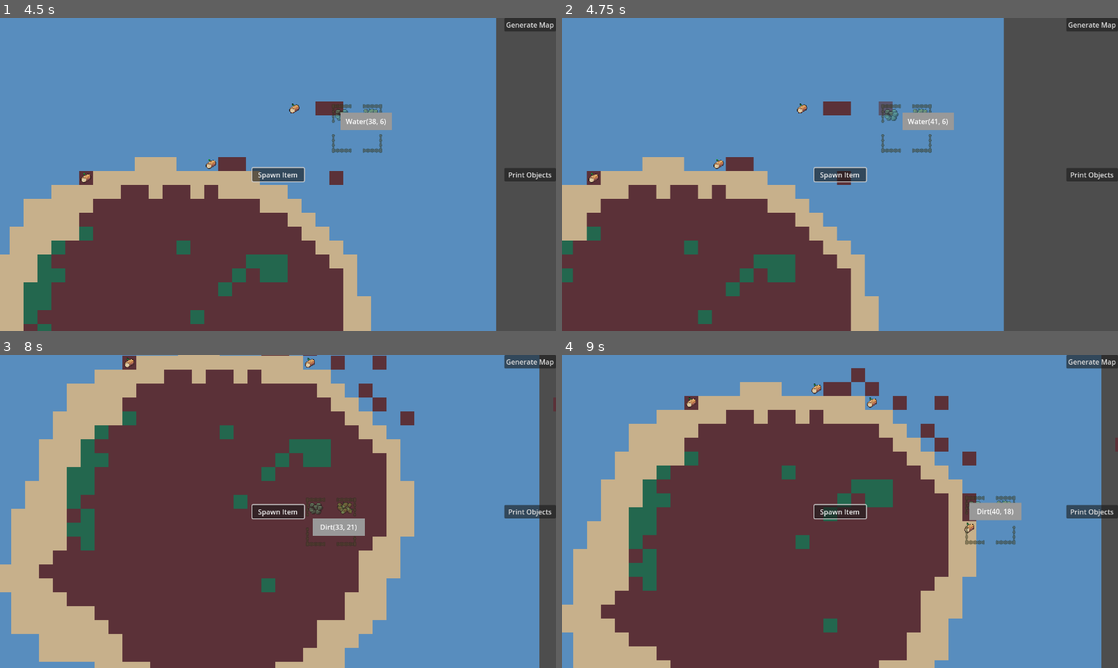
Above: before the commit, frames 1-4 (two rows, left to right).
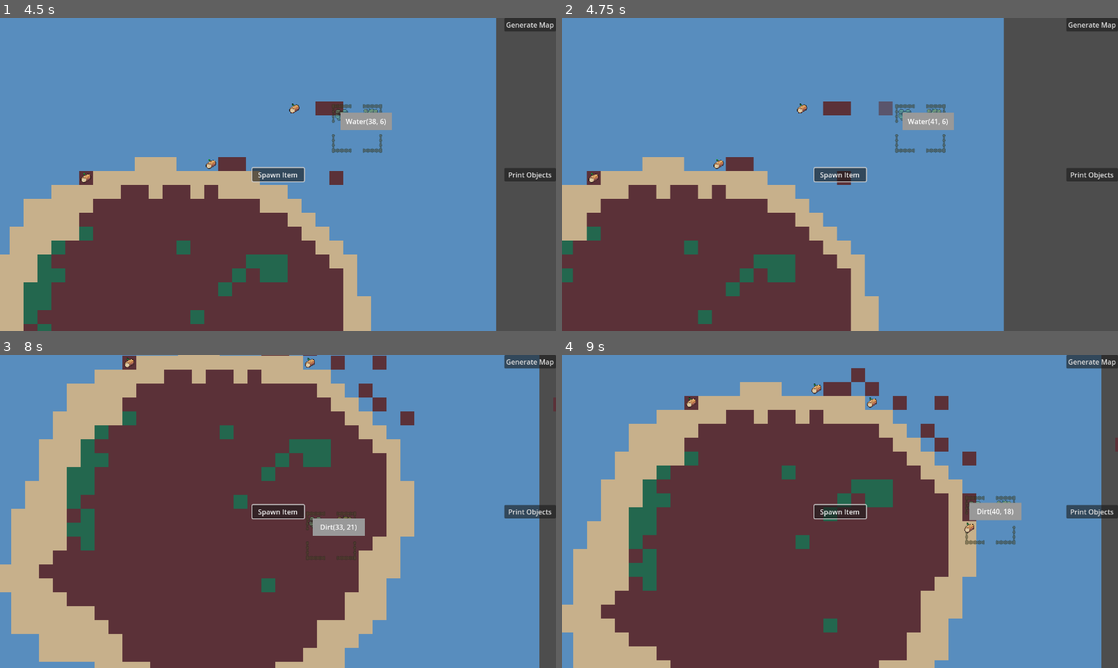
Above: after the commit, the same moments.

Repository: ColdTerror/Core-and-Conveyor
Game: Godot game, scene res://scenes/level.tscn
Two runs of this game, one before a commit and one after it. Both use one fixed random seed, a clock stepped at 60 frames per second and the inputs below. The engine's default icon, where the game draws it, is replaced by a stand-in: a white triangle on a blue panel in a dark square.
Inputs (mouse positions are in pixels of both pictures, inside the frame that each line leads up to):
- Up to frame 1 (4.5 s): click "Generate Map" at 0.5 s; click "Print Objects" at 1.25 s; click "Spawn Item" at 2 s; tap Enter at 2.75 s; move the mouse to (400, 158) at 2.77 s; hold Right (ui_right) 2.78-3.5 s; hold P 2.78-3.5 s; click (400, 158) at 2.92 s; drag from (166, 190) to (250, 237) at 3.52 s; tap Space at 4.25 s; move the mouse to (333, 105) at 4.27 s; hold Right (ui_right) from 4.28 s (still down); hold P from 4.28 s (still down); click (333, 105) at 4.42 s
- Up to frame 2 (4.75 s): keep holding Right (ui_right); keep holding P
- Up to frame 3 (8 s): release Right (ui_right) at 5 s; release P at 5 s; drag from (250, 574) to (111, 464) at 5.02 s; tap Enter at 5.75 s; move the mouse to (444, 558) at 5.77 s; hold Left (ui_left) 5.78-6.5 s; hold R (rotate_tile) 5.78-6.5 s; click (444, 558) at 5.92 s; tap P at 6.05 s; drag from (111, 464) to (194, 433) at 6.52 s; tap Space at 7.25 s; move the mouse to (305, 511) at 7.27 s; hold Down (ui_down) from 7.28 s (still down); hold P from 7.28 s (still down); click (305, 511) at 7.42 s
- Up to frame 4 (9 s): release Down (ui_down) at 8 s; release P at 8 s; drag from (756, 433) to (728, 527) at 8.02 s; tap Enter at 8.75 s; move the mouse to (962, 495) at 8.77 s; hold Up (ui_up) from 8.78 s (still down); hold P from 8.78 s (still down); click (962, 495) at 8.92 s

Frame 1 is identical in both runs. In frame 2, 0.5% of the frame differs, in the area x 57-69%, y 27-44%; in frame 3, 0.2%; in frame 4, less than 0.1%.

Commit message:
Refactor building management to BuildingManager class
Moved building-related scripts into a dedicated 'building' directory and introduced a BuildingManager node and script to handle building placement and registration. Updated scene and script references to use the new structure, and refactored Level.gd to delegate building placement logic to BuildingManager for improved modularity and maintainability.

Diff:
--- a/scenes/building_hover_popup.tscn
+++ b/scenes/building_hover_popup.tscn
@@ -1,6 +1,6 @@
 [gd_scene load_steps=2 format=3 uid="uid://2067p75ou047"]
 
-[ext_resource type="Script" uid="uid://buo2l7ygi8sii" path="res://scripts/building_hover_popup.gd" id="1_v6t2t"]
+[ext_resource type="Script" uid="uid://buo2l7ygi8sii" path="res://scripts/building/building_hover_popup.gd" id="1_v6t2t"]
 
 [node name="BuildingHoverPopup" type="PanelContainer"]
 offset_right = 130.0
--- a/scenes/level.tscn
+++ b/scenes/level.tscn
@@ -17,6 +17,7 @@
 [ext_resource type="Resource" uid="uid://dhst2ng5e26ob" path="res://resources/tiles/9_Conveyer_Down.tres" id="12_82cfe"]
 [ext_resource type="PackedScene" uid="uid://dh3njqr7x7ls7" path="res://scenes/item.tscn" id="13_arp2o"]
 [ext_resource type="PackedScene" uid="uid://cs65262rv84b4" path="res://scenes/stockpile_building.tscn" id="14_ux5qa"]
+[ext_resource type="Script" uid="uid://y8ifotnqs7ch" path="res://scripts/building/building_manager.gd" id="15_gunhw"]
 [ext_resource type="PackedScene" uid="uid://2067p75ou047" path="res://scenes/building_hover_popup.tscn" id="18_82cfe"]
 
 [sub_resource type="StyleBoxFlat" id="StyleBoxFlat_w7c3h"]
@@ -51,6 +52,11 @@
 texture = ExtResource("11_t1rx8")
 region_enabled = true
 region_rect = Rect2(0, 0, 16, 16)
+
+[node name="BuildingManager" type="Node2D" parent="." node_paths=PackedStringArray("object_layer", "hover_popup")]
+script = ExtResource("15_gunhw")
+object_layer = NodePath("../ObjectLayer")
+hover_popup = NodePath("../CanvasLayer/BuildingHoverPopup")
 
 [node name="CanvasLayer" type="CanvasLayer" parent="."]
 
--- a/scenes/stockpile_building.tscn
+++ b/scenes/stockpile_building.tscn
@@ -1,7 +1,7 @@
 [gd_scene load_steps=4 format=3 uid="uid://cs65262rv84b4"]
 
 [ext_resource type="Texture2D" uid="uid://r4ptpn5bnwmd" path="res://assets/Buildings.png" id="1_5oplf"]
-[ext_resource type="Script" uid="uid://d0go53ckols77" path="res://scripts/stockpile_building.gd" id="1_sqy8c"]
+[ext_resource type="Script" uid="uid://d0go53ckols77" path="res://scripts/building/stockpile_building.gd" id="1_sqy8c"]
 
 [sub_resource type="RectangleShape2D" id="RectangleShape2D_sqy8c"]
 size = Vector2(128, 128)
--- a/scripts/Level.gd
+++ b/scripts/Level.gd
@@ -39,6 +39,8 @@
 
 @export var stockpile_scene: PackedScene
 
+@onready var building_manager: BuildingManager = $BuildingManager
+
 
 var item_grid := {} # Key: Vector2i (grid pos), Value: Node (the item)
 
@@ -79,8 +81,6 @@
 
 	update_tooltip(grid_pos)
 
-	if placing_building and ghost_building:
-		update_ghost_position()
 
 
 	if Input.is_mouse_button_pressed(MOUSE_BUTTON_LEFT):
@@ -268,17 +268,12 @@
 	elif Input.is_key_pressed(KEY_COMMA):
 		current_tile_index = (current_tile_index - 1 + tile_library.size()) % tile_library.size()
 	elif Input.is_key_pressed(KEY_P):
-		start_placing_building(stockpile_scene)
-
-	if placing_building and event.is_action_pressed("ui_left"):
-		var mouse_pos = get_global_mouse_position()
-		var grid_pos = object_layer.local_to_map(mouse_pos)
-
-		if ghost_building.can_place_at(grid_pos, object_layer):
-			finalize_building_placement(grid_pos)
-
-	elif placing_building and event.is_action_pressed("ui_right"):
-		cancel_building_placement()
+		building_manager.start_placing(stockpile_scene)
+
+	if event.is_action_pressed("ui_left"):
+		building_manager.confirm_placement()
+	elif event.is_action_pressed("ui_right"):
+		building_manager.cancel_placement()
 
 
 
@@ -331,65 +326,3 @@
 			print(b.building_name)
 			print(b.inventory)
 	print("------------------------------------")
-
-
-
-func start_placing_building(scene: PackedScene):
-	if scene == null:
-		return
-
-	if placing_building:
-		cancel_building_placement()
-
-	ghost_building = scene.instantiate() as Building
-	add_child(ghost_building)
-
-	ghost_building.set_ghost(true)
-	placing_building = true
-
-
-func update_ghost_position():
-	var mouse_pos = get_global_mouse_position()
-	var grid_pos = object_layer.local_to_map(mouse_pos)
-
-	ghost_building.place_at(grid_pos, object_layer)
-
-	var valid := ghost_building.can_place_at(grid_pos, object_layer)
-
-	ghost_building.set_valid_placement(valid)
-
-
-func finalize_building_placement(grid_pos: Vector2i):
-	if ghost_building == null:
-		return
-
-	if not ghost_building.can_place_at(grid_pos, object_layer):
-		return
-
-	ghost_building.set_ghost(false)
-	ghost_building.place_at(grid_pos, object_layer)
-
-	buildings.append(ghost_building)
-	register_building(ghost_building)
-
-	ghost_building = null
-	placing_building = false
-
-func cancel_building_placement():
-	if ghost_building:
-		ghost_building.queue_free()
-
-	ghost_building = null
-	placing_building = false
-
-
-func register_building(building: Building):
-	print_debug("registering " + building.building_name)
-	building.hovered.connect(_on_building_hovered)
-	building.unhovered.connect(_on_building_unhovered)
-
-func _on_building_hovered(building: Building):
-	hover_popup.show_building_info(building)
-
-func _on_building_unhovered(_building):
-	hover_popup.hide_popup()
--- /dev/null
+++ b/scripts/building/building_manager.gd
@@ -0,0 +1,93 @@
+extends Node2D
+class_name BuildingManager
+
+@export var object_layer: TileMapLayer
+@export var hover_popup: Control
+
+var buildings: Array[Building] = []
+
+var ghost_building: Building = null
+var placing_building := false
+
+
+# -------------------------------------------------
+# PUBLIC API
+# -------------------------------------------------
+
+func start_placing(scene: PackedScene):
+	if scene == null:
+		return
+
+	if placing_building:
+		cancel_placement()
+
+	ghost_building = scene.instantiate() as Building
+	add_child(ghost_building)
+
+	ghost_building.set_ghost(true)
+	placing_building = true
+
+
+
+func _process(_delta):
+	if placing_building and ghost_building:
+		_update_ghost_position()
+
+
+func confirm_placement():
+	if not placing_building or ghost_building == null:
+		return
+
+	var grid_pos = _get_mouse_grid()
+
+	if not ghost_building.can_place_at(grid_pos, object_layer):
+		return
+
+	ghost_building.set_ghost(false)
+	ghost_building.place_at(grid_pos, object_layer)
+
+	buildings.append(ghost_building)
+	_register_building(ghost_building)
+
+	ghost_building = null
+	placing_building = false
+
+
+func cancel_placement():
+	if ghost_building:
+		ghost_building.queue_free()
+
+	ghost_building = null
+	placing_building = false
+
+
+# -------------------------------------------------
+# INTERNAL
+# -------------------------------------------------
+
+func _update_ghost_position():
+	var grid_pos = _get_mouse_grid()
+
+	ghost_building.place_at(grid_pos, object_layer)
+
+	var valid := ghost_building.can_place_at(grid_pos, object_layer)
+	ghost_building.set_valid_placement(valid)
+
+
+func _get_mouse_grid() -> Vector2i:
+	var mouse_global := get_global_mouse_position()
+	var mouse_local := object_layer.to_local(mouse_global)
+	return object_layer.local_to_map(mouse_local)
+
+
+func _register_building(building: Building):
+	building.hovered.connect(_on_building_hovered)
+	building.unhovered.connect(_on_building_unhovered)
+
+
+func _on_building_hovered(building: Building):
+	hover_popup.show_building_info(building)
+
+
+func _on_building_unhovered(_building):
+	hover_popup.hide_popup()
Not shown: 1 places in scenes/level.tscn that only renumber resources
Renamed: scripts/building.gd -> scripts/building/building.gd
Renamed: scripts/building.gd.uid -> scripts/building/building.gd.uid
Renamed: scripts/building_hover_popup.gd -> scripts/building/building_hover_popup.gd
Renamed: scripts/building_hover_popup.gd.uid -> scripts/building/building_hover_popup.gd.uid
Not shown, added: scripts/building/building_manager.gd.uid
Renamed: scripts/stockpile_building.gd -> scripts/building/stockpile_building.gd
Renamed: scripts/stockpile_building.gd.uid -> scripts/building/stockpile_building.gd.uid
